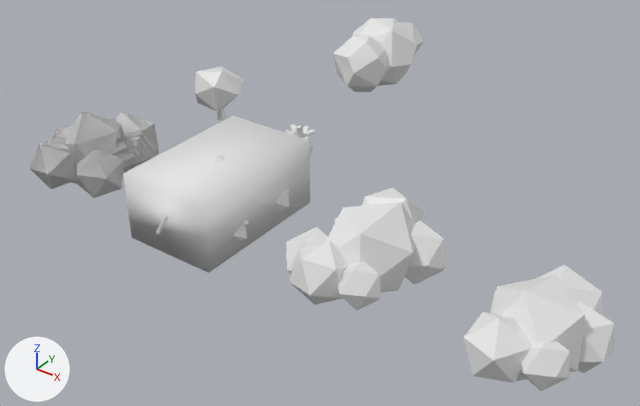
The Blender file Models/Blend/Bush.blend as it was, and as the next commit left it.
Rendered twice from a camera (50 mm lens) standing at (16.34, -17.41, 14.18) and looking at (1.89, 2.51, -0.48). The axes (+X, +Y, +Z) are drawn at lower left. The lights are the same throughout.

In view in the first picture: 'Cube', 'Icosphere', 'Icosphere.002', 'Solid.000', 'Solid.001', 'Solid.002', 'Solid.003'.
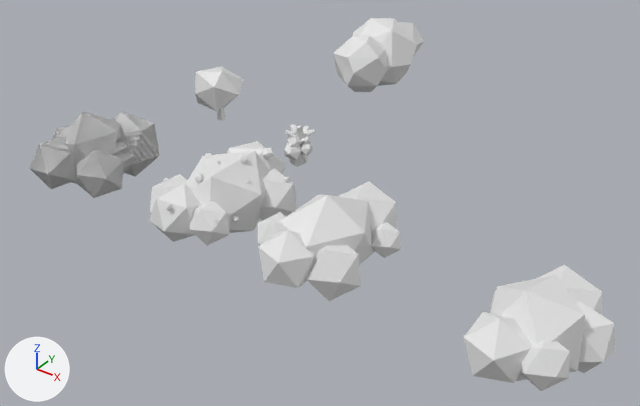
Boxes (x1, y1, x2, y2) around the edits, measured in the pictures (640 x 406 px; the box of a moved part takes in the faces that stretch with it):
'Solid.003', moved: before (286, 188, 445, 311); after (149, 141, 296, 246)
'Cube', deleted: before (123, 116, 310, 273)
'Solid.000', moved: before (157, 155, 289, 241); after (258, 181, 401, 301)
part 1 of me_solid_007, moved or reshaped: before (243, 220, 248, 226); after (232, 216, 239, 223)

The change, as a list of edits to the scene's bpy script:
```text
Change me_solid_007:
    where me_solid_007.from_pydata(...)  # 164 vertices, 272 faces; spans x -5.6..5.68, y -6.97..6.86, z -4.08..4.7
    used by ob_solid_007; location = (0.0, 0.0, 0.75); rotation_euler = (-9.645, -0.542, -0.509), in degrees (167, -31, -29); scale = (0.285, 0.285, 0.285)
    me_solid_007 part 1: the loose piece of 9 vertices spanning x 4.15..4.89, y -1.52..-0.83, z 4.01..4.7 is moved by (-1.0, 0.77, -0.44)
Remove ob_cube:
    ob_cube = bpy.data.objects.new('Cube', me_cube)
    ob_cube.location = (0.0, -0.02, 0.59)
    ob_cube.scale = (1.57, 2.43, 1.12)
    _m = ob_cube.modifiers.new('Triangulate', 'TRIANGULATE')
Change ob_solid_003:
    ob_solid_003.location: (5.36, 0.0, 0.75) -> (0.13, 0.0, 0.75)
Change ob_solid_000:
    ob_solid_000.location: (0.0, 0.0, 0.75) -> (4.04, 0.0, 0.75)
```
